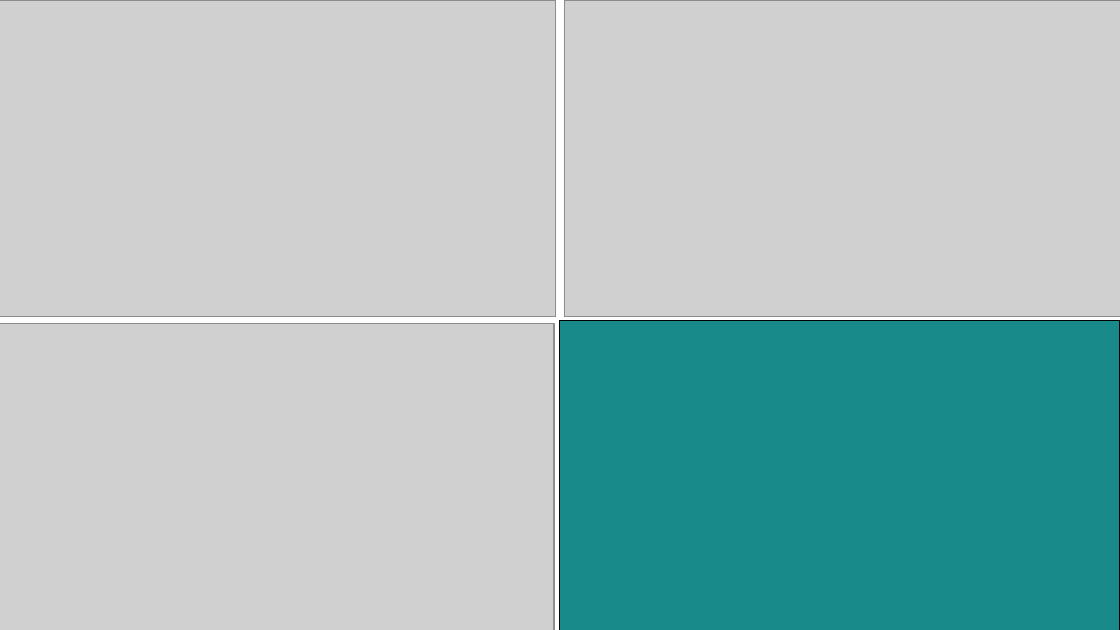
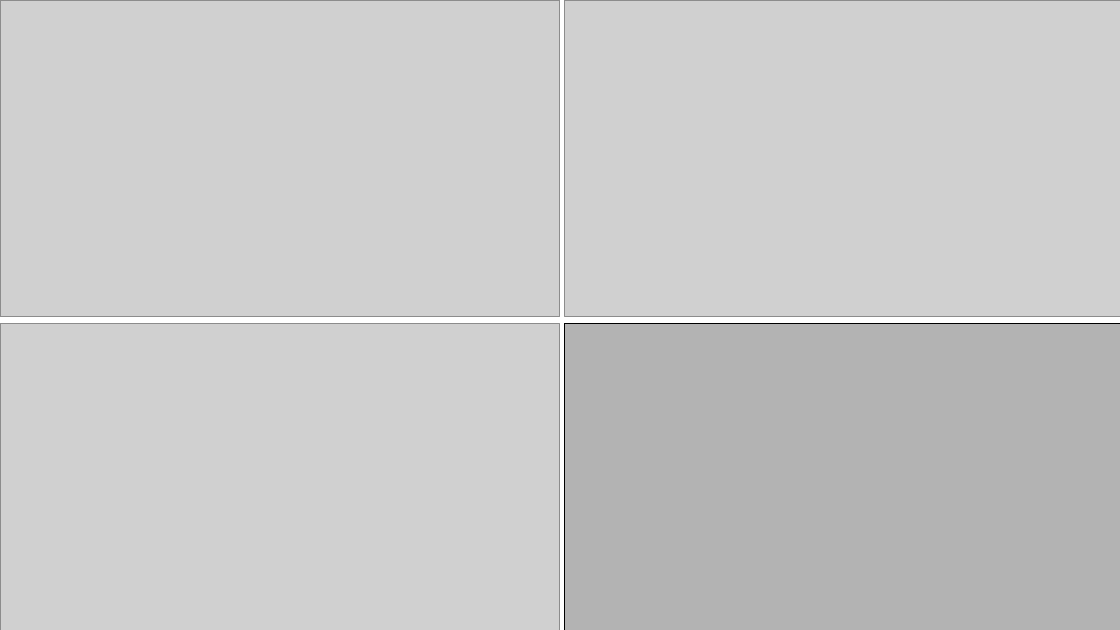
Before and after one commit to bryanesmith/panc-lightning-talk, a slide deck: slide 8 of pancreapedia-mlib-lightning.2012-07.odp. Drawn at 1120x630 pixels with LibreOffice and Linux fonts; fonts in the diff are those of the drawing; grey boxes stand for pictures; background and template pictures are left out. Boxes give left, top, right and bottom in pixels: in the first picture for what was removed or moved away, otherwise in the second. Text is boxed around its words. In the diff, an @@ line names an element or a change of style, - is before the commit and + after.

Commit message:
Cleaned up spacing on images

```diff
--- a/pancreapedia-mlib-lightning.2012-07.odp
+++ b/pancreapedia-mlib-lightning.2012-07.odp
@@ picture resized from (x1=0, y1=0, x2=556, y2=317) to (x1=0, y1=0, x2=560, y2=317) @@
@@ picture resized from (x1=0, y1=324, x2=554, y2=630) to (x1=0, y1=324, x2=560, y2=630) @@
@@ rectangle resized from (x1=560, y1=320, x2=1120, y2=630) to (x1=564, y1=324, x2=1120, y2=630) @@
@@ rectangle at (x1=564, y1=324, x2=1120, y2=630): fill #198A8A to #B3B3B3 @@
```
Also in this commit, not shown: 6 other slides changed.
